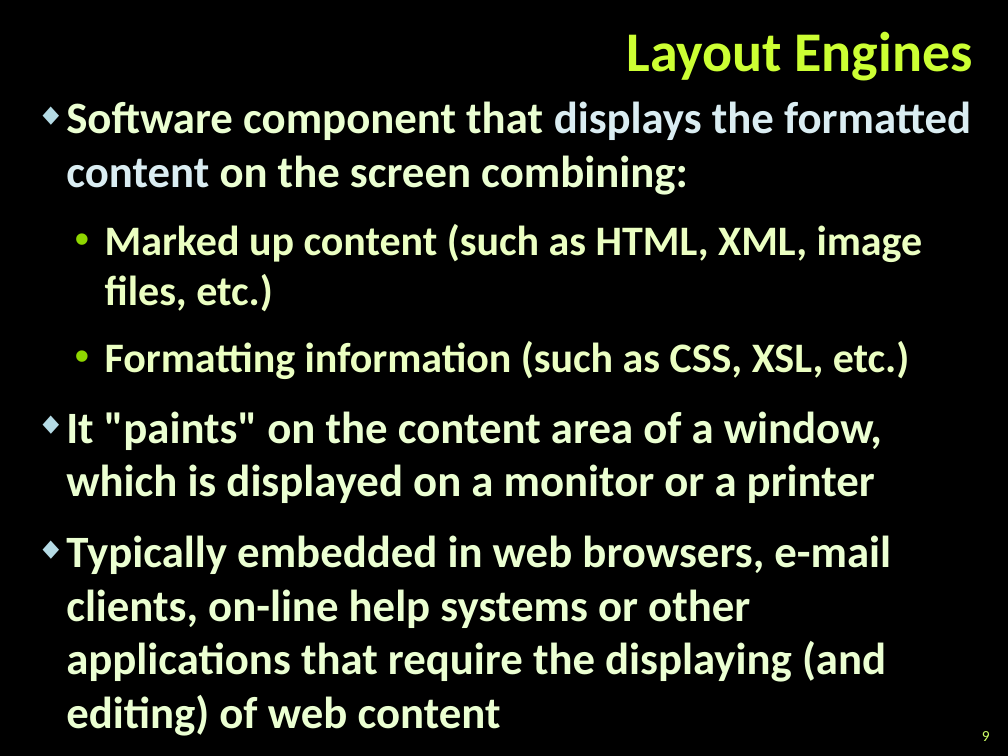
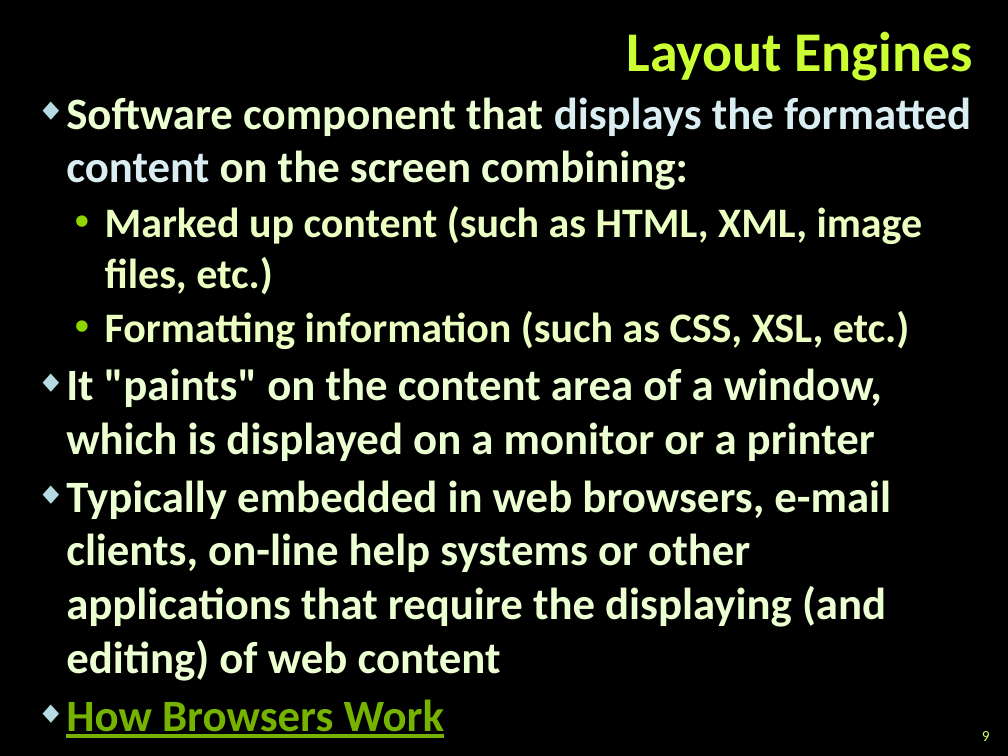
Before and after one commit to tddold/Telerik-Academy, a slide deck: slide 9 of Web Design &UI/1. HTML Basics/Presentations/Web-Technologies-Basics.pptx. Drawn at 1008x756 pixels with LibreOffice and Linux fonts; fonts in the diff are those of the drawing; background and template pictures are left out. Boxes give left, top, right and bottom in pixels: in the first picture for what was removed or moved away, otherwise in the second. Text is boxed around its words. In the diff, an @@ line names an element or a change of style, - is before the commit and + after.

```diff
--- a/Web Design &UI/1. HTML Basics/Presentations/Web-Technologies-Basics.pptx
+++ b/Web Design &UI/1. HTML Basics/Presentations/Web-Technologies-Basics.pptx
@@ text at (66, 97, 971, 681): less space between paragraphs @@
@@ text at (66, 699, 444, 738): paragraph added @@
+◆ How Browsers Work
```
Also in this commit, not shown: 11 other slides changed, 1 slide added, 10 other files.
